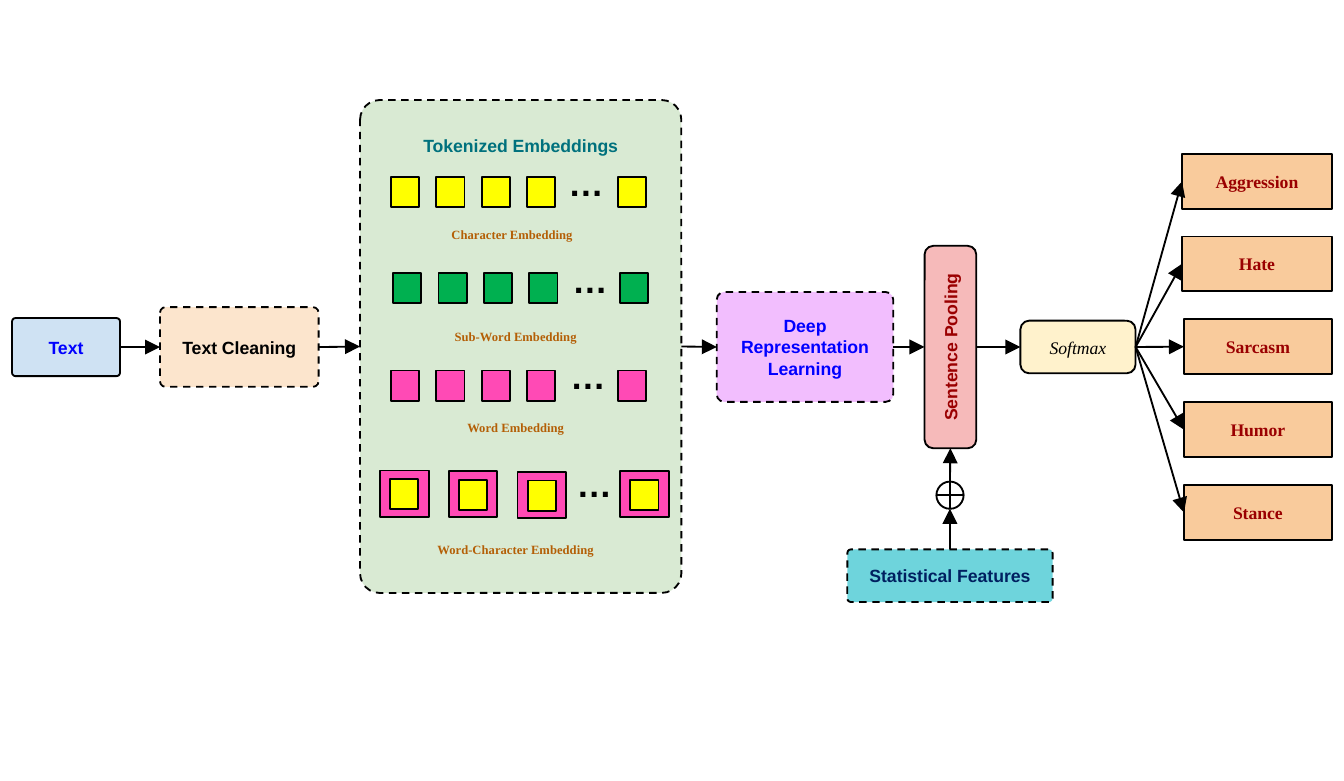
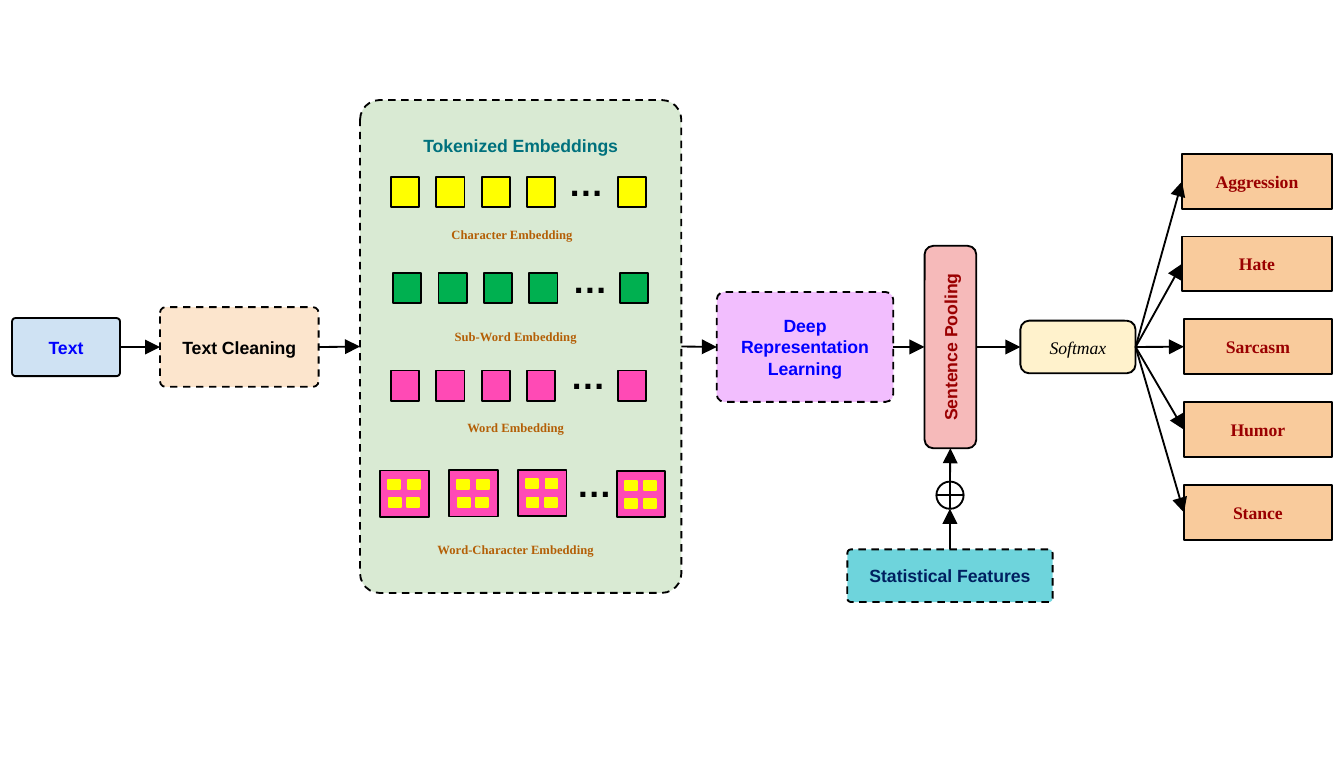
Before and after one commit to victor7246/Hinglish_Hate_Detection, a slide deck: slide 1 of results/CM - Diagram.pptx. Drawn at 1344x781 pixels with LibreOffice and Linux fonts; fonts in the diff are those of the drawing. Boxes give left, top, right and bottom in pixels: in the first picture for what was removed or moved away, otherwise in the second. Text is boxed around its words. In the diff, an @@ line names an element or a change of style, - is before the commit and + after.

```diff
--- a/results/CM - Diagram.pptx
+++ b/results/CM - Diagram.pptx
@@ rectangle: place and size @@
-rectangle at (390, 479, 420, 510)
+rectangle at (389, 479, 401, 489)
@@ rectangle added at (407, 479, 420, 489), fill #FFFF00, outline #FFFF00 0.75 pt @@
@@ rectangle added at (458, 479, 470, 489), fill #FFFF00, outline #FFFF00 0.75 pt @@
@@ rectangle added at (476, 479, 489, 489), fill #FFFF00, outline #FFFF00 0.75 pt @@
@@ rectangle added at (527, 479, 539, 489), fill #FFFF00, outline #FFFF00 0.75 pt @@
@@ rectangle added at (545, 479, 558, 489), fill #FFFF00, outline #FFFF00 0.75 pt @@
@@ rectangle added at (389, 498, 401, 507), fill #FFFF00, outline #FFFF00 0.75 pt @@
@@ rectangle added at (407, 498, 420, 507), fill #FFFF00, outline #FFFF00 0.75 pt @@
@@ rectangle added at (458, 498, 470, 507), fill #FFFF00, outline #FFFF00 0.75 pt @@
@@ outline #000000 0.75 pt to #FFFF00 0.75 pt in 4 elements at (389, 479, 401, 489), (527, 498, 539, 507), (643, 499, 656, 509), (476, 498, 489, 507) @@
@@ rectangle: place and size @@
-rectangle at (460, 479, 489, 510)
+rectangle at (476, 498, 489, 507)
@@ rectangle: place and size @@
-rectangle at (527, 481, 556, 512)
+rectangle at (527, 498, 539, 507)
@@ rectangle added at (545, 498, 558, 507), fill #FFFF00, outline #FFFF00 0.75 pt @@
@@ rectangle added at (625, 481, 637, 490), fill #FFFF00, outline #FFFF00 0.75 pt @@
@@ rectangle added at (625, 499, 637, 509), fill #FFFF00, outline #FFFF00 0.75 pt @@
@@ rectangle: place and size @@
-rectangle at (630, 479, 659, 510)
+rectangle at (643, 499, 656, 509)
@@ rectangle added at (645, 481, 657, 490), fill #FFFF00, outline #FFFF00 0.75 pt @@
```
Also in this commit, not shown: 1 other slide changed, 3 other files.
